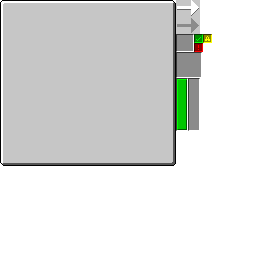
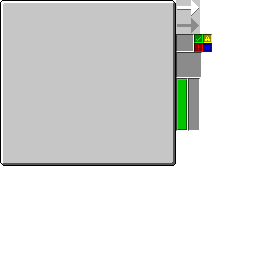
Revision of a layered 256px x 256px image; what changed, layer by layer:
added layer "info" above "warning" over [203, 43, 212, 52]
